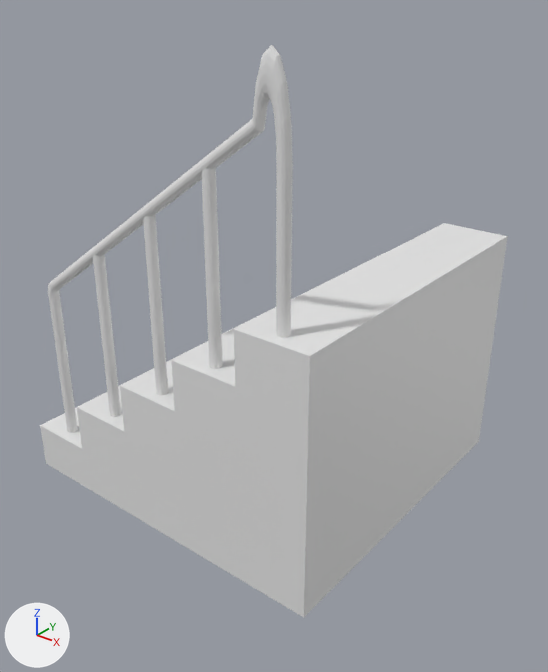
The FBX model Assets/Models/Marghe/Platea/Objects/Scala_dx.fbx, before and after one commit.
Rendered twice from a 50 mm lens placed at (70.9, 21.2, -12.8), pointed at (51.4, 45.7, -27.9). Every picture has the same lights, and +X, +Y and +Z are marked at lower left. Where no turn or scale is listed for an object, it has been applied to the vertices.
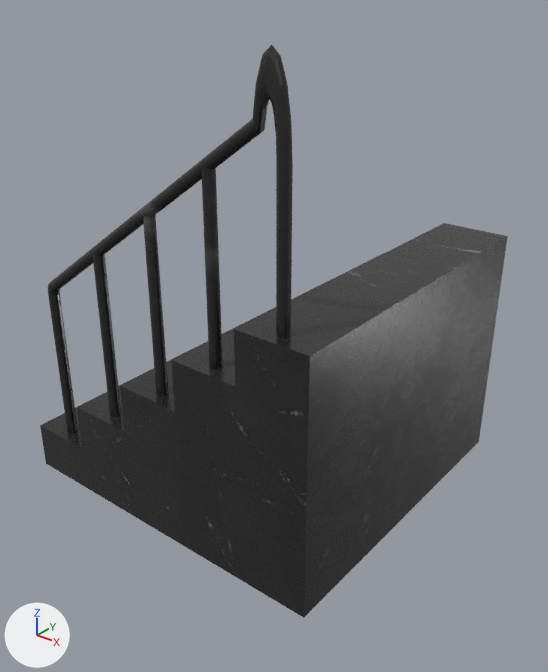
Where the newer file only moved an object's origin or applied its transform, the numbers keep the older frame.

What differs and where, as boxes [x1, y1, x2, y2] in the pictures (548 x 672 px):
```json
{"object": "Cube.003", "change": "recoloured", "before": [40, 45, 508, 618], "after": [40, 45, 508, 618]}
```

The change, as JSON lines over the scene's bpy script:
```json
{"op": "add", "block": "img_soapstone02_2k_roughness_png", "code": ["img_soapstone02_2k_roughness_png = load_image('Soapstone02_2K_Roughness.png', '../../../Bri/Textures/Ringhiera/Soapstone02_2K_Roughness.png', 2048, 2048, 'Non-Color')"]}
{"op": "add", "block": "img_soapstone02_2k_normal_png", "code": ["img_soapstone02_2k_normal_png = load_image('Soapstone02_2K_Normal.png', '../../../Bri/Textures/Ringhiera/Soapstone02_2K_Normal.png', 2048, 2048, 'Non-Color')"]}
{"op": "add", "block": "img_soapstone02_2k_basecolor_png", "code": ["img_soapstone02_2k_basecolor_png = load_image('Soapstone02_2K_BaseColor.png', '../../../Bri/Textures/Ringhiera/Soapstone02_2K_BaseColor.png', 2048, 2048, 'sRGB')"]}
{"op": "add", "block": "mat_scalettanera", "code": ["mat_scalettanera = bpy.data.materials.new('ScalettaNera')", "# uses the picture img_soapstone02_2k_basecolor_png", "# uses the picture img_soapstone02_2k_normal_png", "# uses the picture img_soapstone02_2k_roughness_png"]}
{"block": "me_cube_005", "where": "me_cube_005.from_pydata(...)  # 404 vertices, 346 faces; spans x -8.7..7.4, y -1.6..13.8, z -11.8..8.7"}
{"op": "add", "block": "me_cube_005", "code": "me_cube_005.materials.append(mat_scalettanera)"}
```
